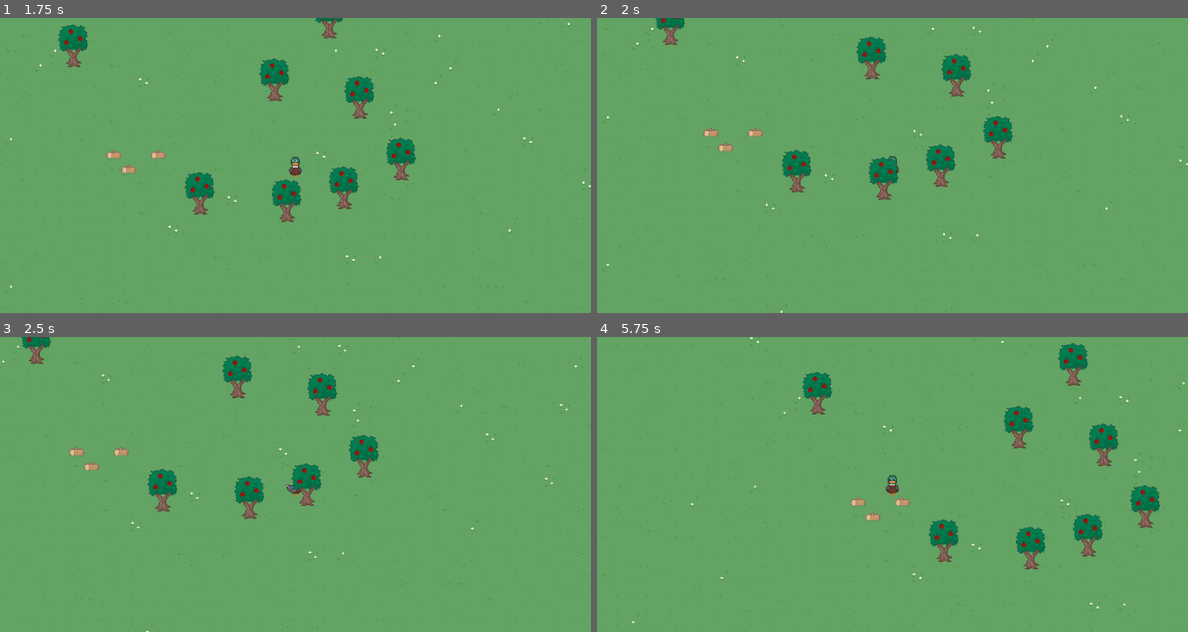
Above: before the commit, frames 1-4 (two rows, left to right).
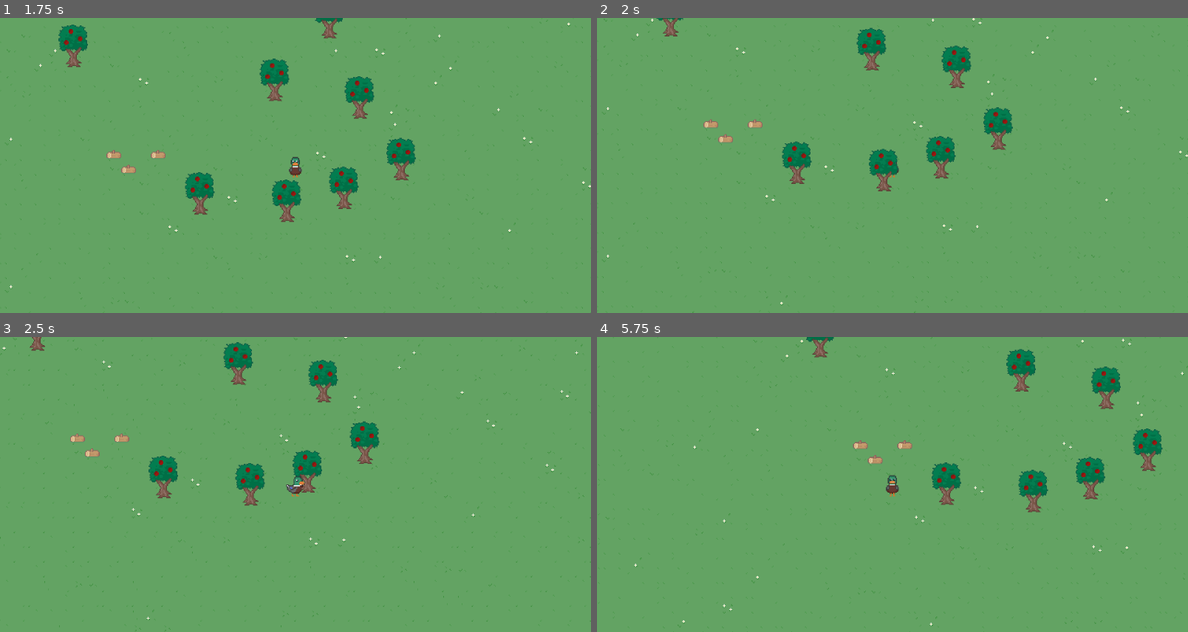
Above: after the commit, the same moments.

Repository: seppeLenaerts/animal-farm
Game: Godot game, scene res://main.tscn
Two runs of this game, one before a commit and one after it. Both use one fixed random seed, a clock stepped at 60 frames per second and the inputs below.
Inputs (mouse positions are in pixels of both pictures, inside the frame that each line leads up to):
- Up to frame 1 (1.75 s): tap Enter at 0.5 s; move the mouse to (218, 224) at 0.52 s; hold Right (move_right) 0.53-1.28 s; click (218, 224) at 0.67 s; move the mouse to (159, 209) at 1.27 s; hold Down (move_down) from 1.28 s (still down); click (159, 209) at 1.42 s
- Up to frame 2 (2 s): keep holding Down (move_down)
- Up to frame 3 (2.5 s): move the mouse to (112, 452) at 2.02 s; release Down (move_down) at 2.03 s; hold Right (move_right) from 2.03 s (still down); click (112, 452) at 2.17 s
- Up to frame 4 (5.75 s): move the mouse to (833, 369) at 2.77 s; release Right (move_right) at 2.78 s; hold Up (move_up) 2.78-3.53 s; click (833, 369) at 2.92 s; move the mouse to (886, 396) at 3.52 s; hold A (move_left) 3.53-5.03 s; click (886, 396) at 3.67 s; move the mouse to (721, 428) at 4.27 s; click (721, 428) at 4.42 s; move the mouse to (1140, 540) at 5.02 s; hold Down (move_down) from 5.03 s (still down); click (1140, 540) at 5.17 s

Frame 1 is identical in both runs. In frame 2, 3.8% of the frame differs, in the area x 0-100%, y 0-100%; in frame 3, 4.6%; in frame 4, 7.5%, in the area x 0-100%, y 0-99%.

Commit message:
Fix mouse detector

Diff:
--- a/scenes/objects/nature/tree_1.tscn
+++ b/scenes/objects/nature/tree_1.tscn
@@ -42,7 +42,7 @@
 }]
 
 [sub_resource type="RectangleShape2D" id="RectangleShape2D_i08wx"]
-size = Vector2(14, 13)
+size = Vector2(16, 7.75)
 
 [node name="AppleTree" type="StaticBody2D" node_paths=PackedStringArray("mouse_area", "player_near_object", "sprite")]
 script = ExtResource("1_47xqs")
@@ -54,7 +54,7 @@
 sprite_frames = SubResource("SpriteFrames_gxtl0")
 
 [node name="CollisionShape2D" type="CollisionShape2D" parent="."]
-position = Vector2(0, 6.5)
+position = Vector2(0, 19)
 shape = SubResource("RectangleShape2D_i08wx")
 
 [node name="PlayerArea" parent="." instance=ExtResource("3_47xqs")]
--- a/scenes/utils/mouse_area_detector.tscn
+++ b/scenes/utils/mouse_area_detector.tscn
@@ -3,11 +3,10 @@
 [ext_resource type="Script" uid="uid://c20nwo4a6v30t" path="res://scenes/utils/mouse_area.gd" id="1_8ffj1"]
 
 [sub_resource type="CircleShape2D" id="CircleShape2D_i08wx"]
-radius = 12.0
+radius = 17.0294
 
 [node name="MouseArea" type="Area2D"]
 script = ExtResource("1_8ffj1")
 
 [node name="CollisionShape2D" type="CollisionShape2D" parent="."]
-position = Vector2(0, -4)
 shape = SubResource("CircleShape2D_i08wx")
